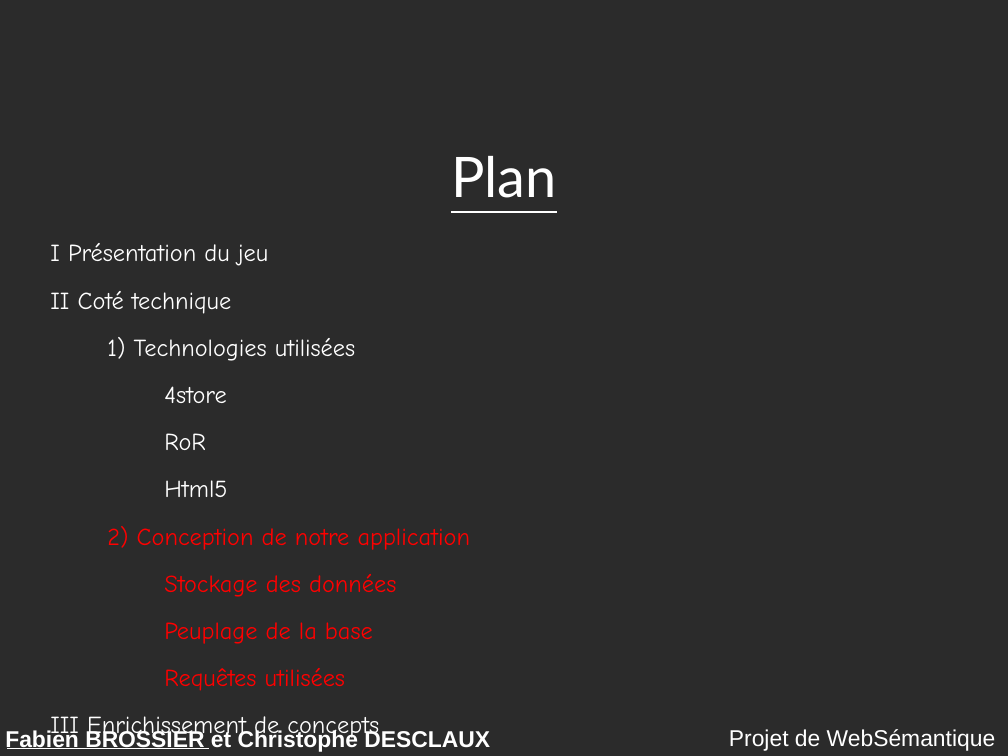
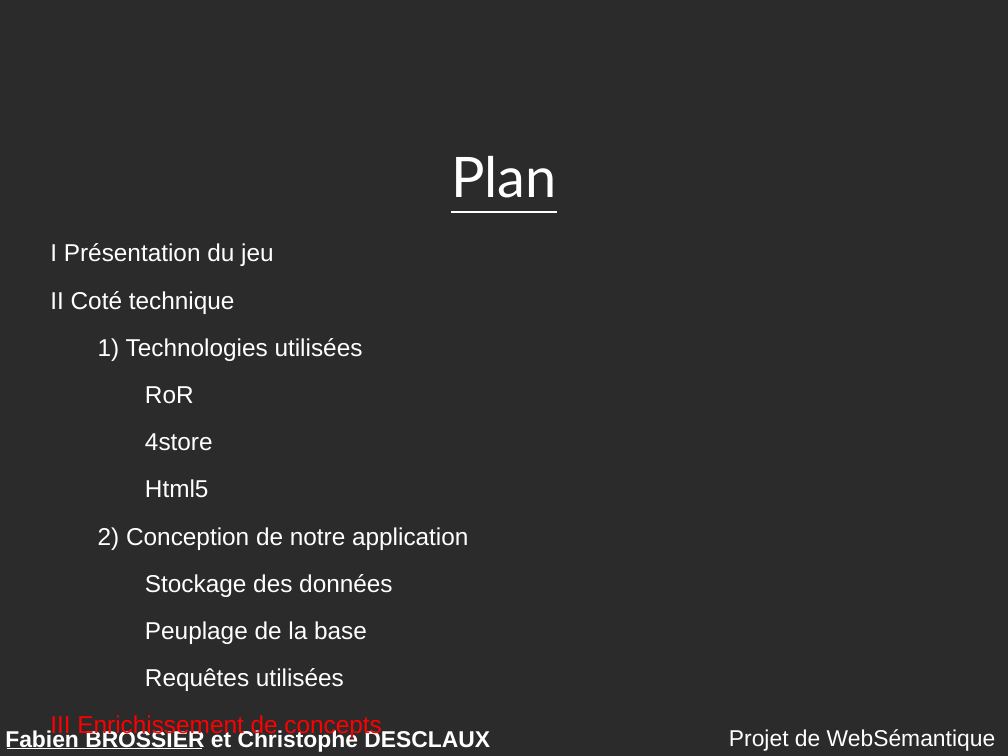
Before and after one commit to descl/TabooGeek, a slide deck: slide 18 of rapport/presentation.odp (slide 13 before the commit). Drawn at 1008x756 pixels with LibreOffice and Linux fonts; fonts in the diff are those of the drawing; background and template pictures are left out; a plain dark background stands for a picture behind light text. Boxes give left, top, right and bottom in pixels: in the first picture for what was removed or moved away, otherwise in the second. Text is boxed around its words. In the diff, an @@ line names an element or a change of style, - is before the commit and + after.

```diff
--- a/rapport/presentation.odp
+++ b/rapport/presentation.odp
@@ text at [50,243,468,739]: font Comic Neue to Arial; text colour #FF0000 to #FFFFFF in "2) Conception de notre application", "Stockage des données", "Peuplage de la base", "Requêtes utilisées"; text colour #FFFFFF to #FF0000 in "III Enrichissement de concepts" @@
@@ text at [145,386,194,404]: paragraph added @@
+RoR
@@ text at [164,433,206,450]: paragraph removed @@
-RoR
```
Also in this commit, not shown: 10 other slides changed, 4 slides added, 3 slides removed.
